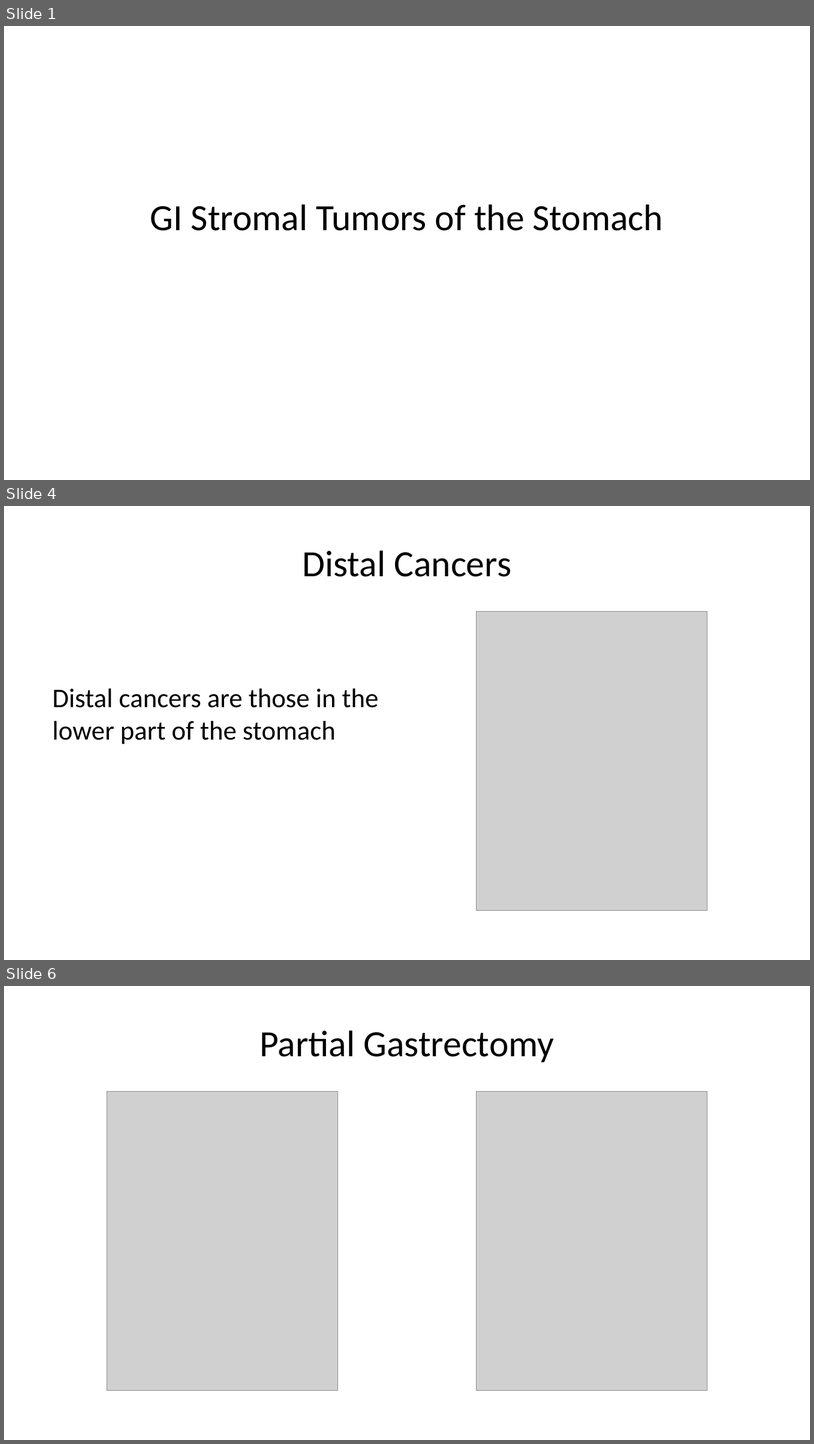
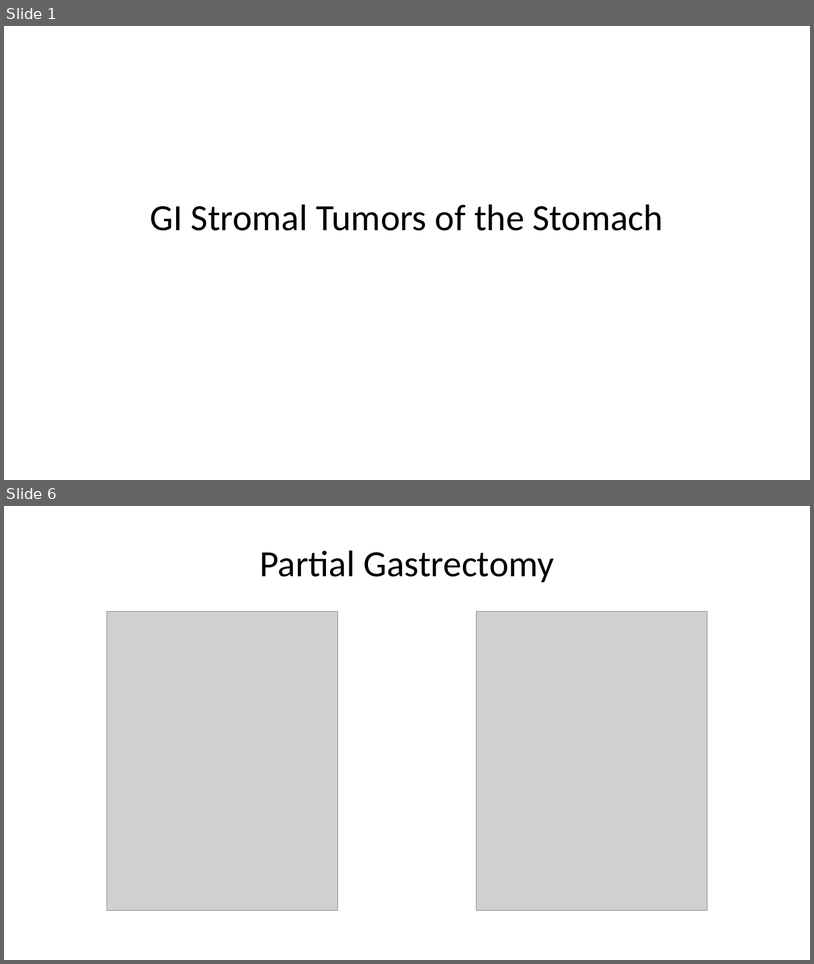
Before and after one commit to jcsalo/patient_education, a slide deck: lci_gist.pptx. Shown one above the other, each under a label of ours: slides 1, 4 and 6 before the commit, slides 1 and 6 after it; the slides between them are not shown. The pictures are 814x1444 and 814x964 pixels, drawn with LibreOffice and Linux fonts; fonts in the diff are those of the drawing; grey boxes stand for pictures. Boxes give left, top, right and bottom in pixels: in the first picture for what was removed or moved away, otherwise in the second. Text is boxed around its words. In the diff, an @@ line names an element or a change of style, - is before the commit and + after.

```diff
--- a/lci_gist.pptx
+++ b/lci_gist.pptx
@@ slide 4 removed at (x1=4, y1=506, x2=810, y2=960), background #FFFFFF @@
@@ title removed at (x1=303, y1=550, x2=512, y2=577) @@
-Distal Cancers
@@ picture removed at (x1=477, y1=612, x2=707, y2=911) @@
@@ text removed at (x1=53, y1=688, x2=379, y2=744) @@
-Distal cancers are those in the lower part of the stomach
```
Also in this commit, not shown: 6 slides changed, 3 slides added, 2 other slides removed, 50 other files.
